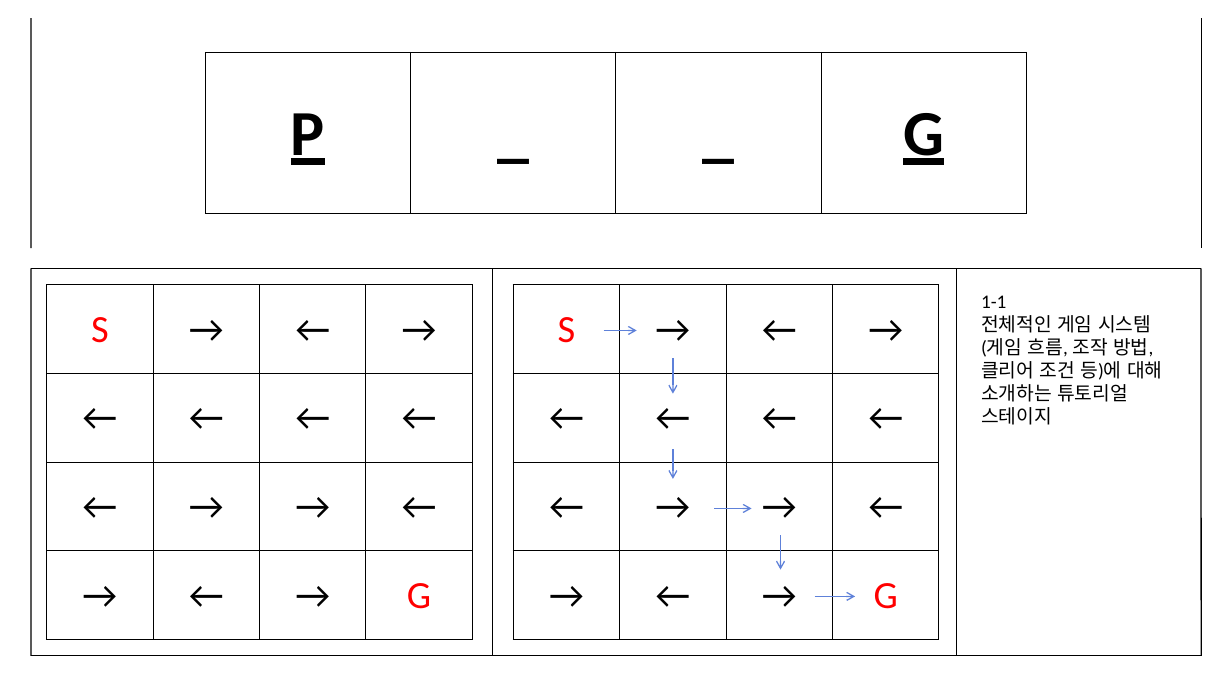
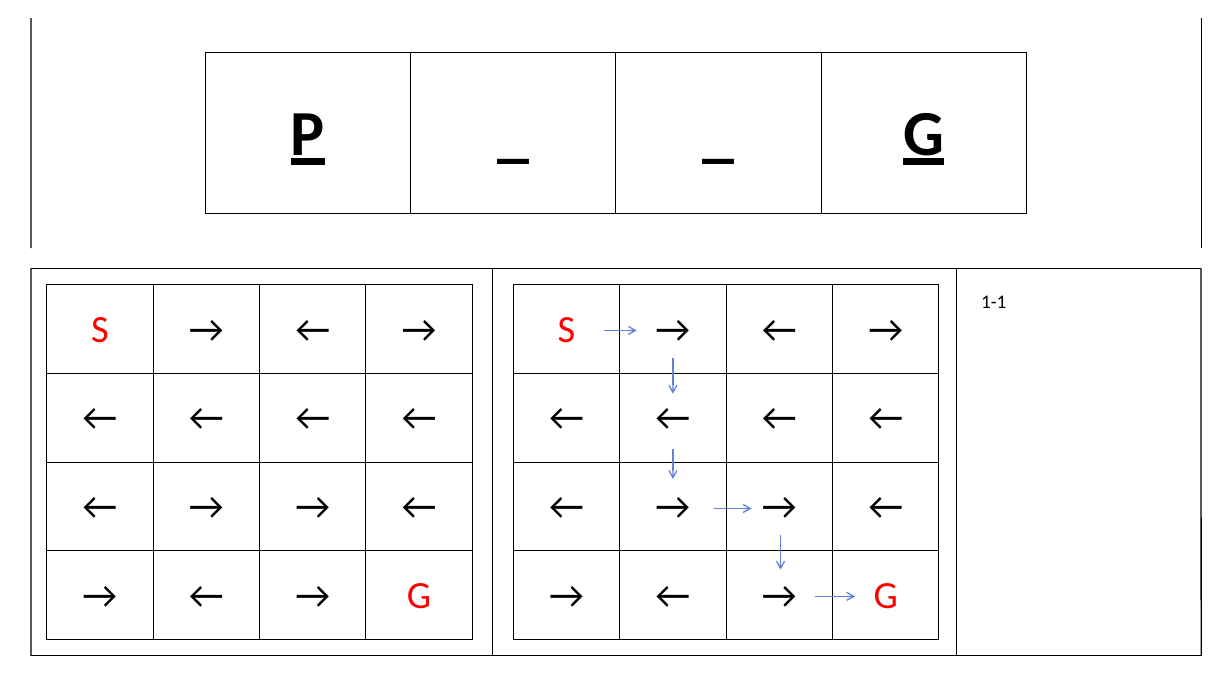
Before and after one commit to BSF0124/Brain-Control, a slide deck: slide 1 of etc/레벨디자인.pptx (slide 2 before the commit). Drawn at 1232x693 pixels with LibreOffice and Linux fonts; fonts in the diff are those of the drawing. Boxes give left, top, right and bottom in pixels: in the first picture for what was removed or moved away, otherwise in the second. Text is boxed around its words. In the diff, an @@ line names an element or a change of style, - is before the commit and + after.

```diff
--- a/etc/레벨디자인.pptx
+++ b/etc/레벨디자인.pptx
@@ text at box(981, 315, 1162, 425): paragraph removed @@
-전체적인 게임 시스템(게임 흐름, 조작 방법, 클리어 조건 등)에 대해 소개하는 튜토리얼 스테이지
```
Also in this commit, not shown: 3 other slides changed, 4 slides added, 5 slides removed, 3 other files.
